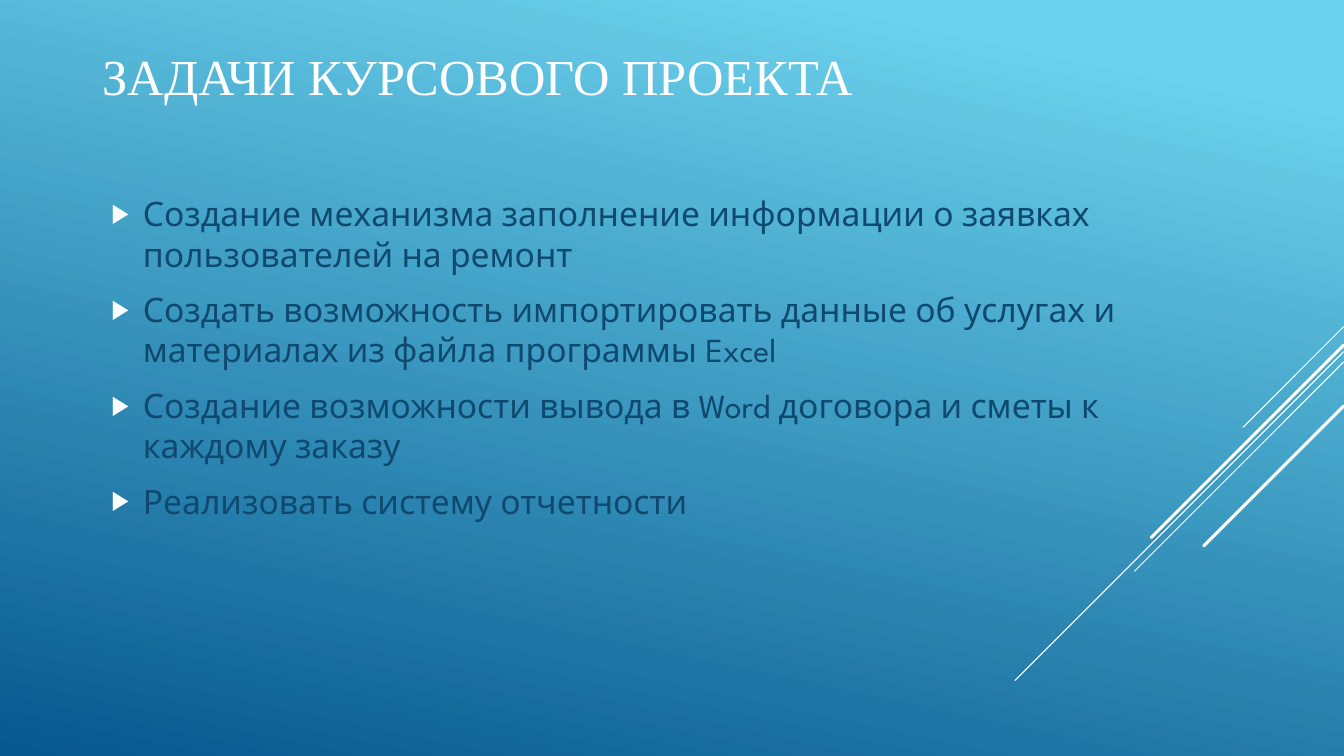
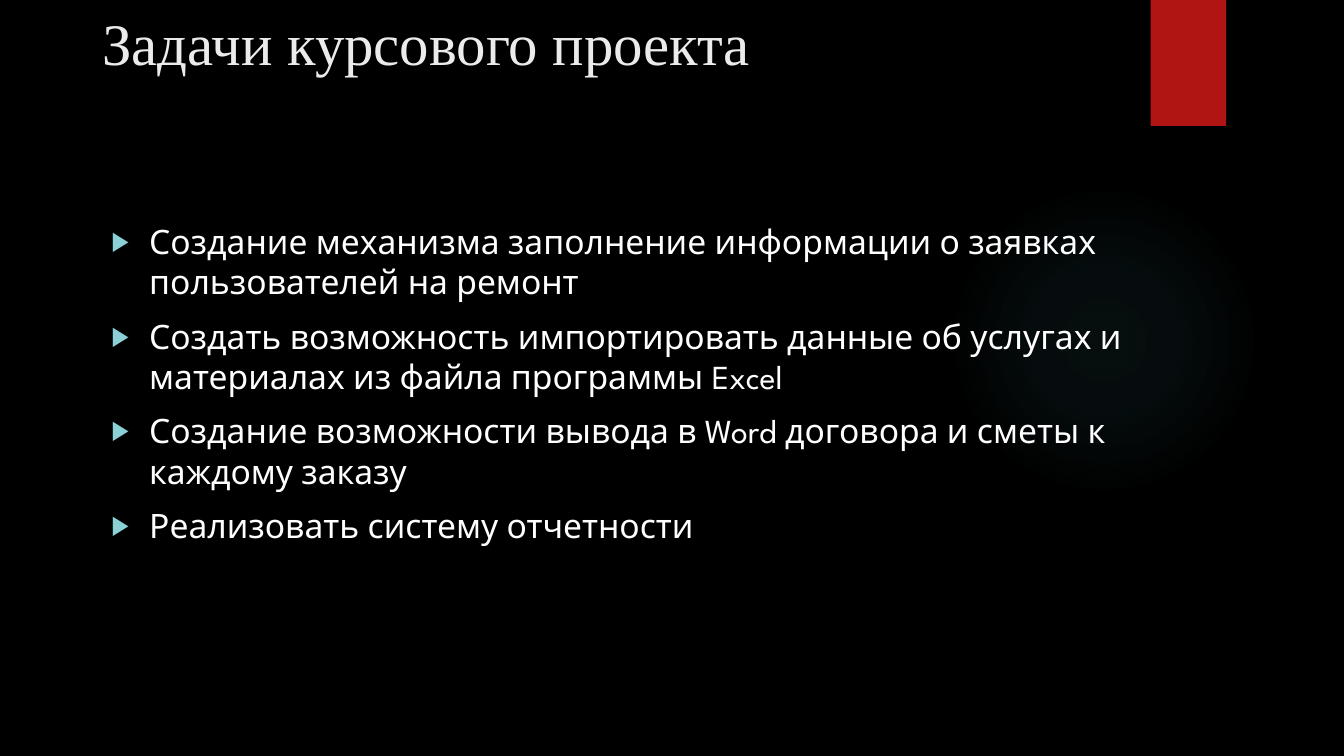
Before and after one commit to GENDOSMAL/Diplom, a slide deck: slide 4 of Documentation/Презентация к защите.pptx. Drawn at 1344x756 pixels with LibreOffice and Linux fonts; fonts in the diff are those of the drawing; background and template pictures are left out. Boxes give left, top, right and bottom in pixels: in the first picture for what was removed or moved away, otherwise in the second. Text is boxed around its words. In the diff, an @@ line names an element or a change of style, - is before the commit and + after.

```diff
--- a/Documentation/Презентация к защите.pptx
+++ b/Documentation/Презентация к защите.pptx
@@ background gradient #6ED2EB to #06588E to picture (left out) @@
@@ title "Задачи курсового проекта" at box(102, 26, 750, 76): vertical alignment middle to top @@
@@ title at box(102, 26, 750, 76): text changed; size 36 to 42 pt; text colour #FFFFFF to #EBEBEB @@
-ЗАДАЧИ КУРСОВОГО ПРОЕКТА
+Задачи курсового проекта
@@ rectangle added at box(1150, 0, 1226, 126), fill #B01513 @@
@@ ellipse added at box(949, 185, 1259, 495), fill gradient #50B9C1 @@
@@ text "Создание механизма заполнение информации о ..." at box(149, 228, 1122, 546): text colour #0F496F to #FFFFFF; indent changed; bullet colour #FFFFFF to #8AD0D6; vertical alignment middle to top @@
@@ group removed at box(1015, 327, 1344, 681): 5 lines @@
```
Also in this commit, not shown: 14 other slides changed, 1 slide added, 1 slide removed, 41 other files.
